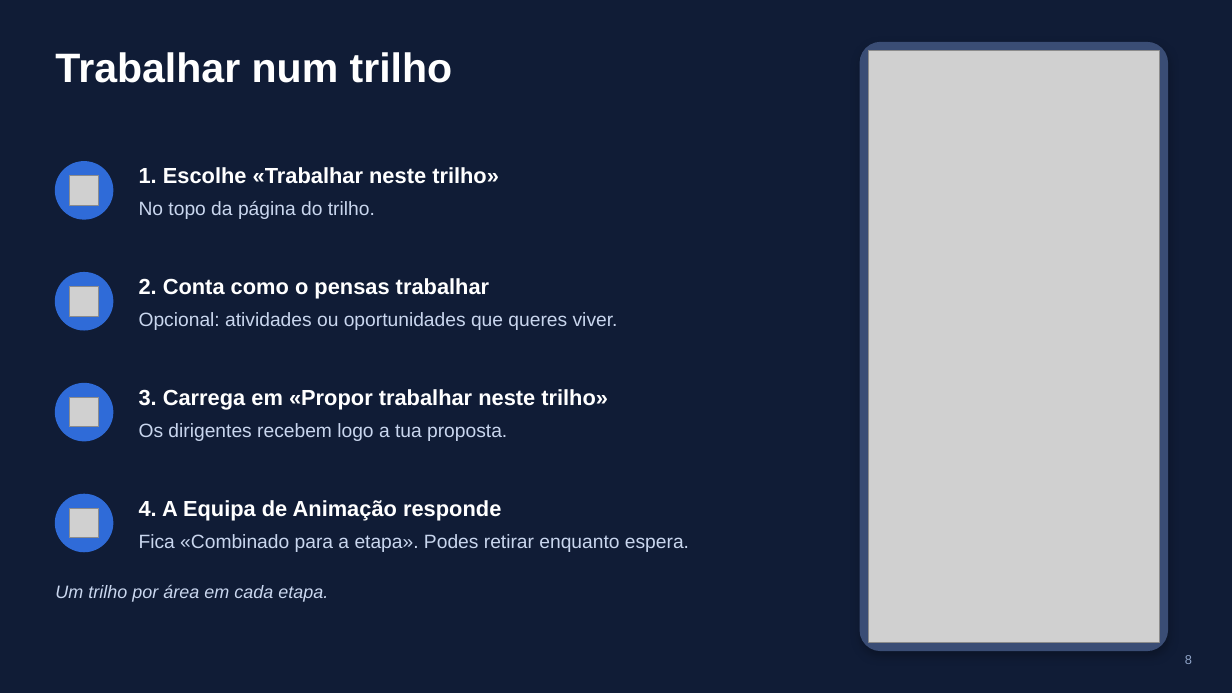
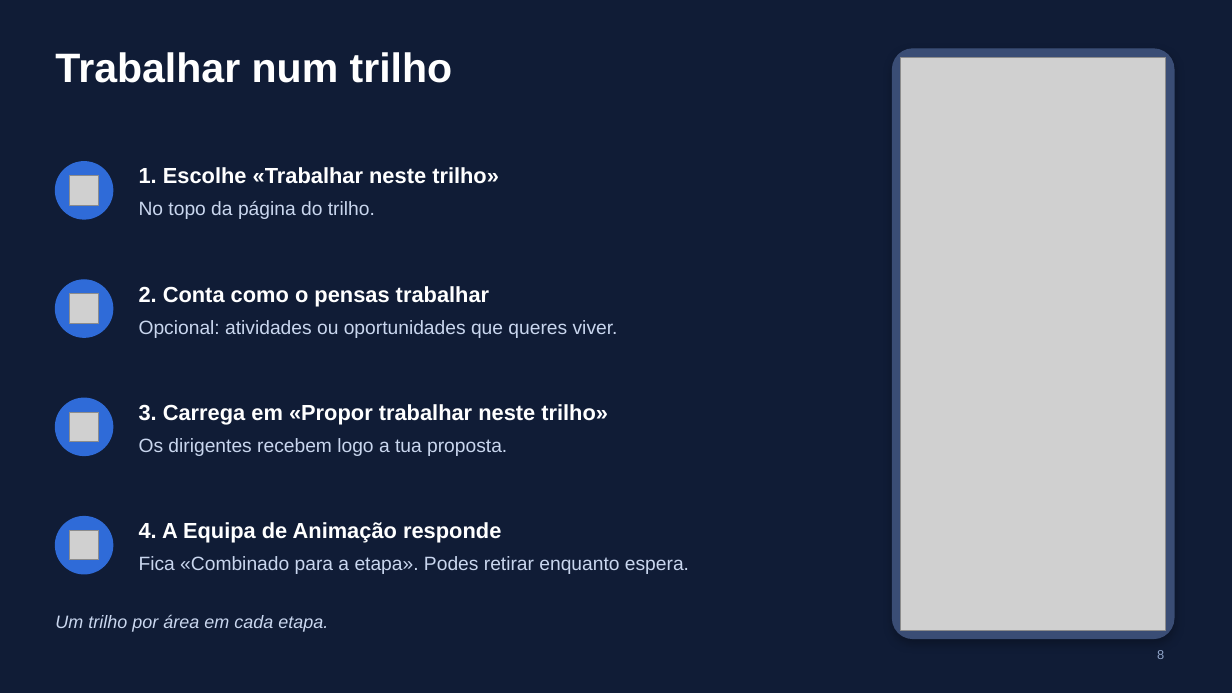
Before and after one commit to jacorreia200218-star/Sistema-Progresso, a slide deck: slide 8 of docs/apresentacao/Pioneiros-app-apresentacao.pptx. Drawn at 1232x693 pixels with LibreOffice and Linux fonts; fonts in the diff are those of the drawing; grey boxes stand for pictures. Boxes give left, top, right and bottom in pixels: in the first picture for what was removed or moved away, otherwise in the second. Text is boxed around its words. In the diff, an @@ line names an element or a change of style, - is before the commit and + after.

```diff
--- a/docs/apresentacao/Pioneiros-app-apresentacao.pptx
+++ b/docs/apresentacao/Pioneiros-app-apresentacao.pptx
@@ rounded rectangle: place and size @@
-rounded rectangle at bbox=[860, 43, 1167, 651]
+rounded rectangle at bbox=[893, 49, 1174, 639]
@@ rounded rectangle at bbox=[893, 49, 1174, 639]: proportions changed @@
@@ picture: place and size @@
-picture at bbox=[869, 51, 1159, 642]
+picture at bbox=[901, 57, 1165, 630]
@@ ellipse: place and size @@
-ellipse at bbox=[55, 273, 113, 330]
+ellipse at bbox=[55, 280, 113, 337]
@@ picture: place and size @@
-picture at bbox=[69, 287, 99, 316]
+picture at bbox=[69, 294, 99, 323]
@@ text "2. Conta como o pensas ...": place and size @@
-text "2. Conta como o pensas ..." at bbox=[139, 278, 618, 330]
+text "2. Conta como o pensas ..." at bbox=[139, 286, 618, 338]
@@ ellipse: place and size @@
-ellipse at bbox=[55, 384, 113, 441]
+ellipse at bbox=[55, 398, 113, 456]
@@ picture: place and size @@
-picture at bbox=[69, 397, 99, 427]
+picture at bbox=[69, 412, 99, 442]
@@ text "3. Carrega em «Propor trabalhar ...": place and size @@
-text "3. Carrega em «Propor trabalhar ..." at bbox=[139, 389, 608, 441]
+text "3. Carrega em «Propor trabalhar ..." at bbox=[139, 404, 608, 456]
@@ ellipse: place and size @@
-ellipse at bbox=[55, 494, 113, 552]
+ellipse at bbox=[55, 517, 113, 574]
@@ picture: place and size @@
-picture at bbox=[69, 508, 99, 538]
+picture at bbox=[69, 531, 99, 560]
@@ text "4. A Equipa de Animação ...": place and size @@
-text "4. A Equipa de Animação ..." at bbox=[139, 500, 689, 552]
+text "4. A Equipa de Animação ..." at bbox=[139, 522, 689, 574]
@@ text "Um trilho por área em ...": place and size @@
-text "Um trilho por área em ..." at bbox=[55, 584, 328, 602]
+text "Um trilho por área em ..." at bbox=[55, 614, 328, 632]
@@ page number: place and size @@
-page number at bbox=[1185, 655, 1192, 664]
+page number at bbox=[1157, 650, 1164, 659]
```
Also in this commit, not shown: 16 other slides changed, 3 other files.
